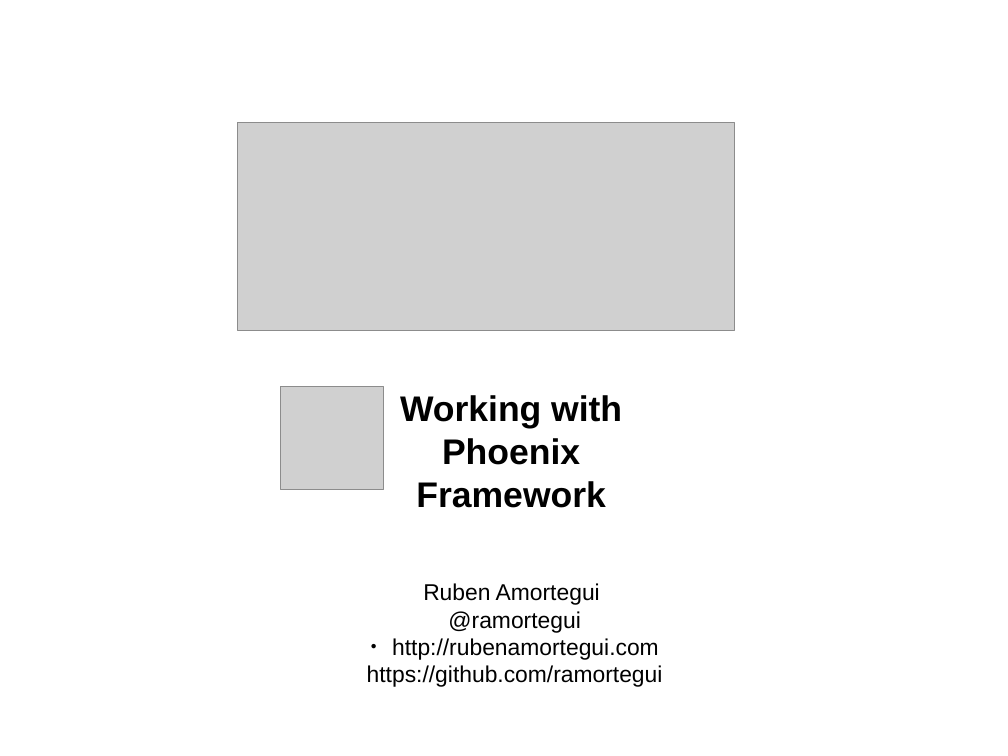
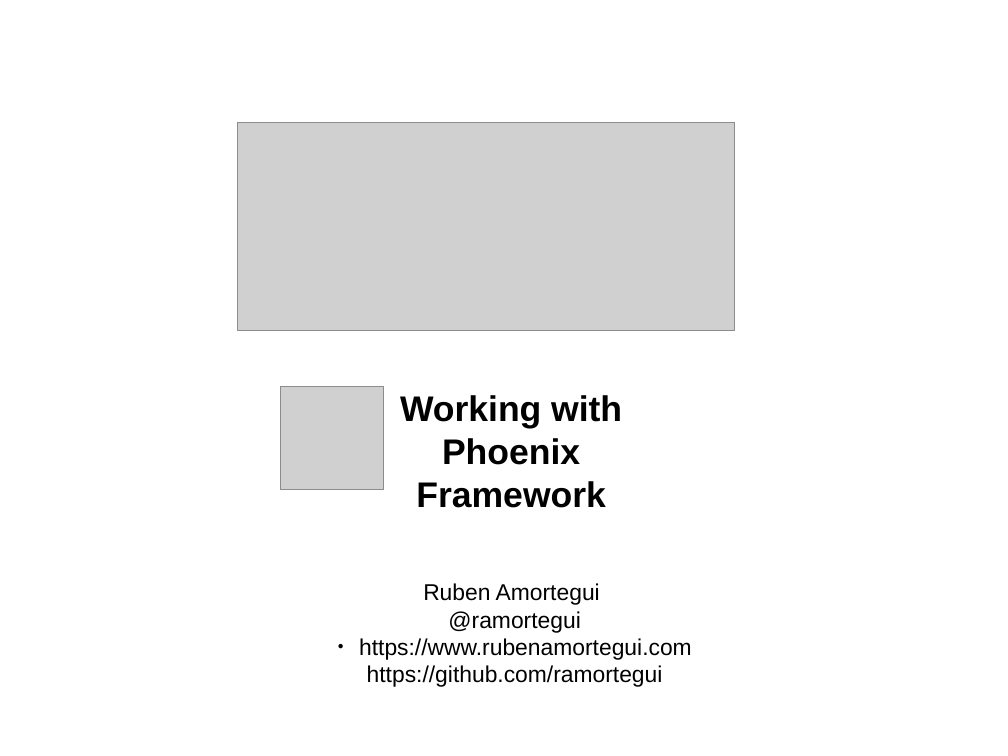
Before and after one commit to ramortegui/talks, a slide deck: slide 1 of odps/working_with_phoenix.odp. Drawn at 1008x756 pixels with LibreOffice and Linux fonts; fonts in the diff are those of the drawing; grey boxes stand for pictures. Boxes give left, top, right and bottom in pixels: in the first picture for what was removed or moved away, otherwise in the second. Text is boxed around its words. In the diff, an @@ line names an element or a change of style, - is before the commit and + after.

```diff
--- a/odps/working_with_phoenix.odp
+++ b/odps/working_with_phoenix.odp
@@ text at box(359, 638, 692, 660): text changed @@
-● http://rubenamortegui.com
+● https://www.rubenamortegui.com
```
Also in this commit, not shown: 3 other slides changed, 1 slide added, 1 slide removed.
